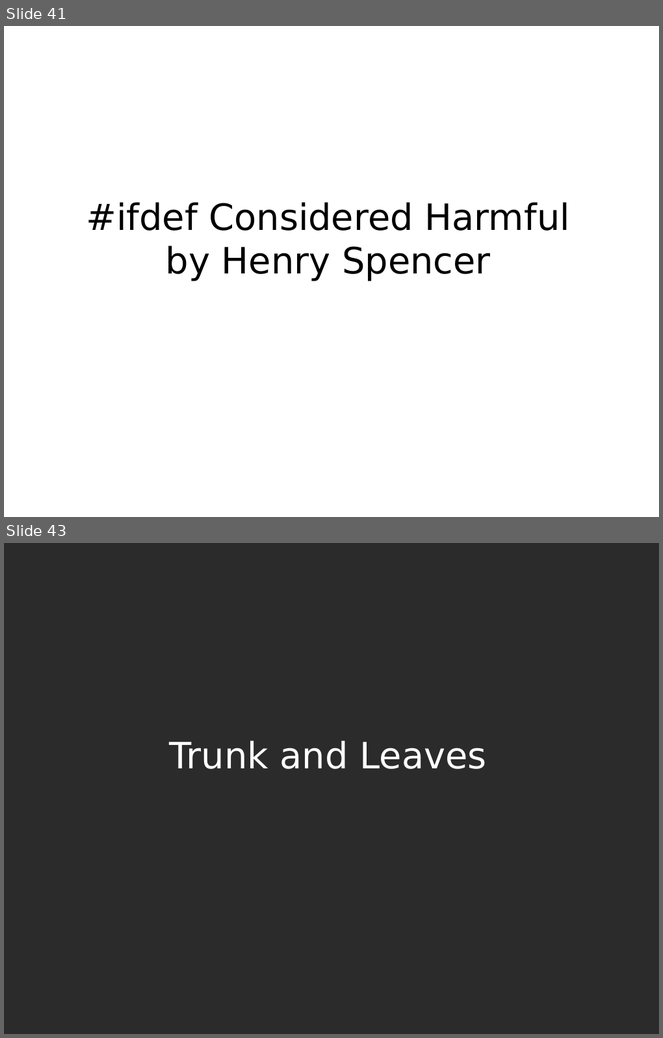
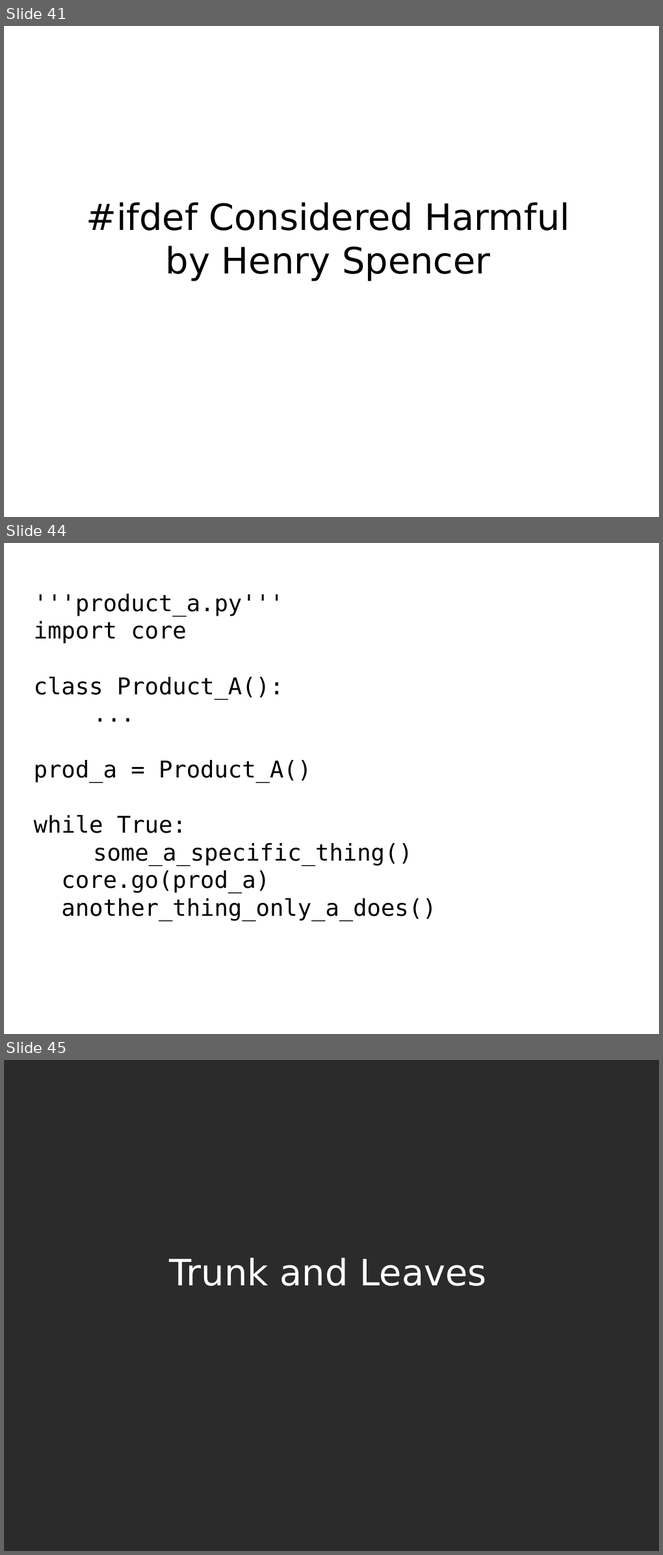
Before and after one commit to mkohler/embedded_python_presentation, a slide deck: embedded_python.odp. Shown one above the other, each under a label of ours: slides 41 and 43 before the commit, slides 41, 44 and 45 after it; the slides between them are not shown. The pictures are 663x1038 and 663x1555 pixels, drawn with LibreOffice and Linux fonts; fonts in the diff are those of the drawing; background and template pictures are left out; a plain dark background stands for a picture behind light text. Boxes give left, top, right and bottom in pixels: in the first picture for what was removed or moved away, otherwise in the second. Text is boxed around its words. In the diff, an @@ line names an element or a change of style, - is before the commit and + after.

```diff
--- a/embedded_python.odp
+++ b/embedded_python.odp
@@ slide 44 added at bbox=[4, 543, 659, 1034], background #FFFFFF @@
@@ title added at bbox=[34, 594, 436, 921], 28 pt, text #000000 @@
+'''product_a.py'''
+import core
+class Product_A():
+...
+prod_a = Product_A()
+while True:
+some_a_specific_thing()
+core.go(prod_a)
+another_thing_only_a_does()
@@ what was slide 43 is now slide 45 @@
```
Also in this commit, not shown: 1 slide changed, 1 other slide added, 1 other file.
